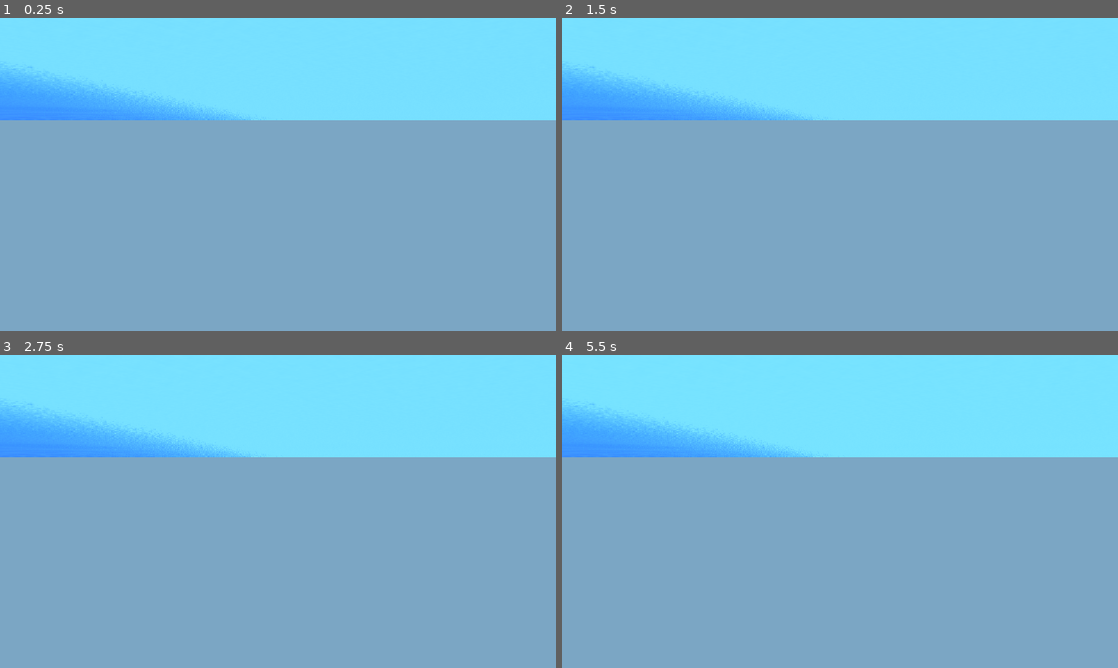
Above: before the commit, frames 1-4 (two rows, left to right).
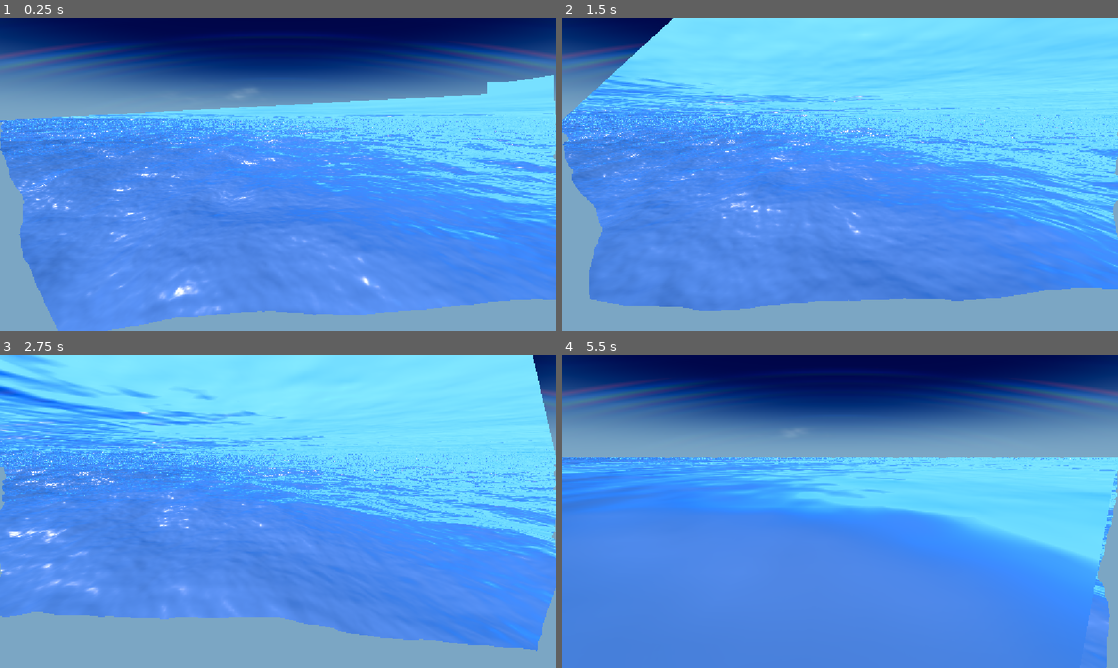
Above: after the commit, the same moments.

Repository: minnya09796592452-rgb/Full-Sources
Game: Godot game, scene res://scenes/SunOnlyMain.tscn
The game is run twice, just before and just after one commit, with the same random seed, the same clock (stepped at 60 frames per second) and the same inputs.
Inputs:
- Up to frame 1 (0.25 s): no input
- Up to frame 2 (1.5 s): no input
- Up to frame 3 (2.75 s): no input
- Up to frame 4 (5.5 s): no input

The runs differ from the first frame. In frame 1, 88% of the frame differs, in the area x 0-100%, y 0-100%; in frame 2, 61%; in frame 3, 59%; in frame 4, 99%.

Commit message:
Attach Ceto ocean runtime controller

Diff:
--- a/Outputs/Drive_Extracted/Project/scenes/SunOnlyMain.tscn
+++ b/Outputs/Drive_Extracted/Project/scenes/SunOnlyMain.tscn
@@ -11,6 +11,7 @@
 [ext_resource type="Texture2D" path="res://assets/ocean/wave_normal_orig.png" id="9_wnrm"]
 [ext_resource type="Texture2D" path="res://assets/ocean/deep_sea_base_orig.png" id="10_dsea"]
 [ext_resource type="Script" path="res://scripts/ceto_projected_grid.gd" id="11_pgrid"]
+[ext_resource type="Script" path="res://scripts/ceto_ocean_runtime_controller.gd" id="12_runtime"]
 
 [sub_resource type="ShaderMaterial" id="ShaderMaterial_sun"]
 shader = ExtResource("2_sdr")
@@ -91,3 +92,6 @@
 [node name="Camera3D" type="Camera3D" parent="."]
 transform = Transform3D(1, 0, 0, 0, 0.965926, 0.258819, 0, -0.258819, 0.965926, 0, 3.2, 0)
 current = true
+
+[node name="CetoOceanRuntimeController" type="Node" parent="."]
+script = ExtResource("12_runtime")
Not shown: 1 places in Outputs/Drive_Extracted/Project/scenes/SunOnlyMain.tscn that only renumber resources
